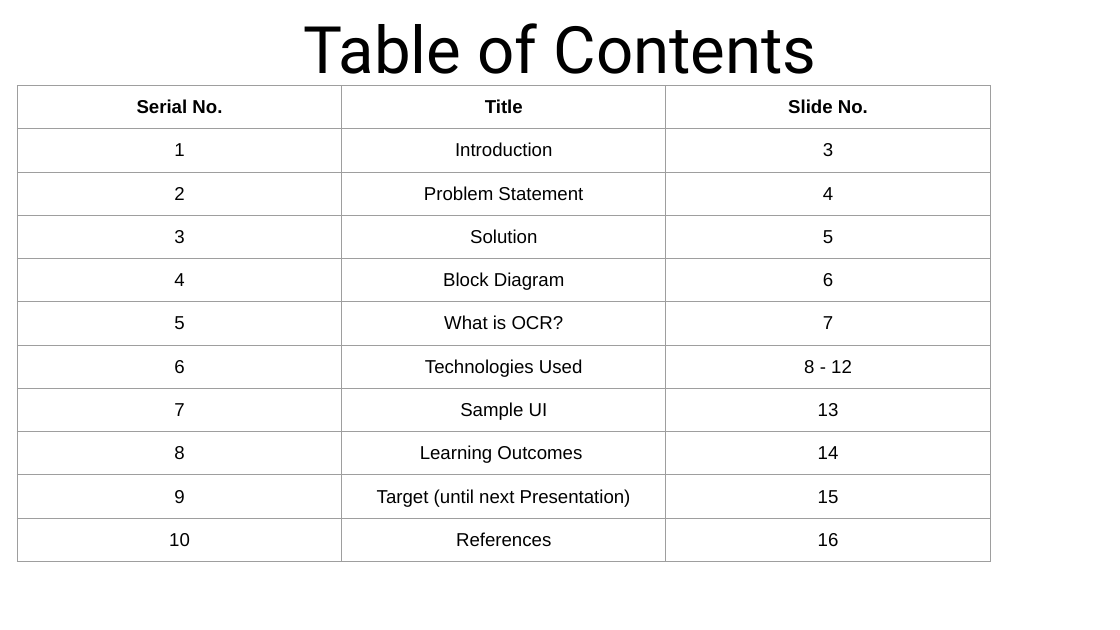
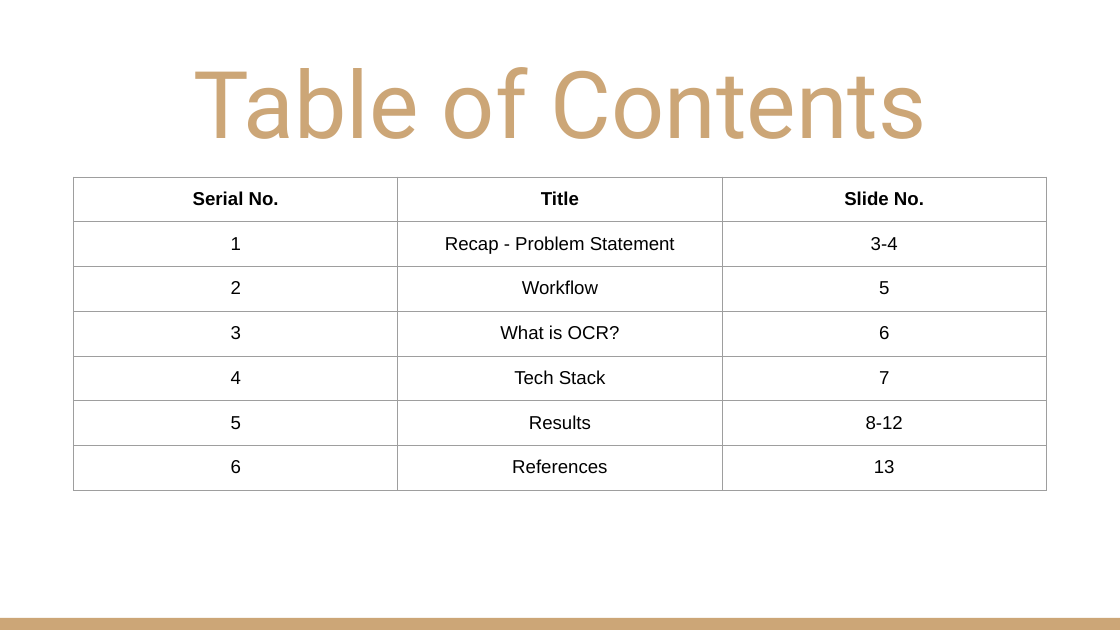
Before and after one commit to MathurUtkarsh/Prescription-Label-Reading, a slide deck: slide 3 of Presentations/Evaluation P2.pptx (slide 2 before the commit). Drawn at 1120x630 pixels with LibreOffice and Linux fonts; fonts in the diff are those of the drawing. Boxes give left, top, right and bottom in pixels: in the first picture for what was removed or moved away, otherwise in the second. Text is boxed around its words. In the diff, an @@ line names an element or a change of style, - is before the commit and + after.

```diff
--- a/Presentations/Evaluation P2.pptx
+++ b/Presentations/Evaluation P2.pptx
@@ title "Table of Contents" moved from (x1=303, y1=23, x2=817, y2=89) to (x1=193, y1=67, x2=927, y2=139) @@
@@ title "Table of Contents" at (x1=193, y1=67, x2=927, y2=139): size 42 to 60 pt, text colour #000000 to #CCA677; vertical alignment bottom to middle @@
@@ table at (x1=74, y1=177, x2=1048, y2=544) @@
-row 2: 1 | Introduction | 3
-row 3: 2 | Problem Statement | 4
-row 4: 3 | Solution | 5
-row 5: 4 | Block Diagram | 6
-row 6: 5 | What is OCR? | 7
-row 7: 6 | Technologies Used | 8 - 12
-row 8: 7 | Sample UI | 13
-row 9: 8 | Learning Outcomes | 14
-row 10: 9 | Target (until next Presentation) | 15
-row 11: 10 | References | 16
+row 2: 1 | Recap - Problem Statement | 3-4
+row 3: 2 | Workflow | 5
+row 4: 3 | What is OCR? | 6
+row 5: 4 | Tech Stack | 7
+row 6: 5 | Results | 8-12
+row 7: 6 | References | 13
@@ table resized from (x1=18, y1=85, x2=992, y2=551) to (x1=74, y1=177, x2=1048, y2=544) @@
@@ rectangle added at (x1=0, y1=618, x2=1120, y2=630), fill #CCA677 @@
```
Also in this commit, not shown: 5 other slides changed, 7 slides added, 5 slides removed.
